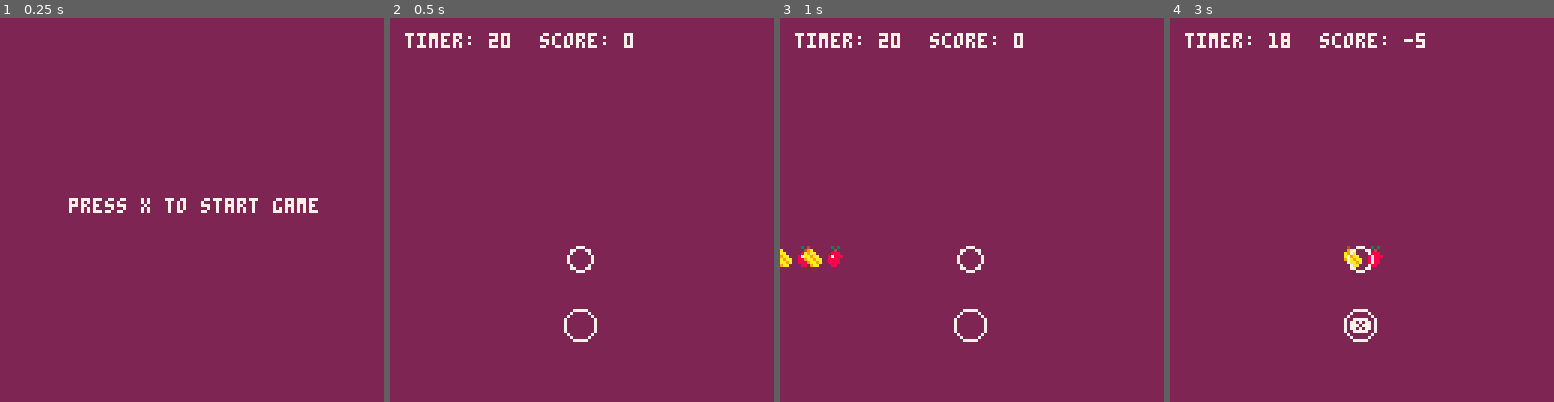
Above: before the commit, frames 1-4 (left to right).
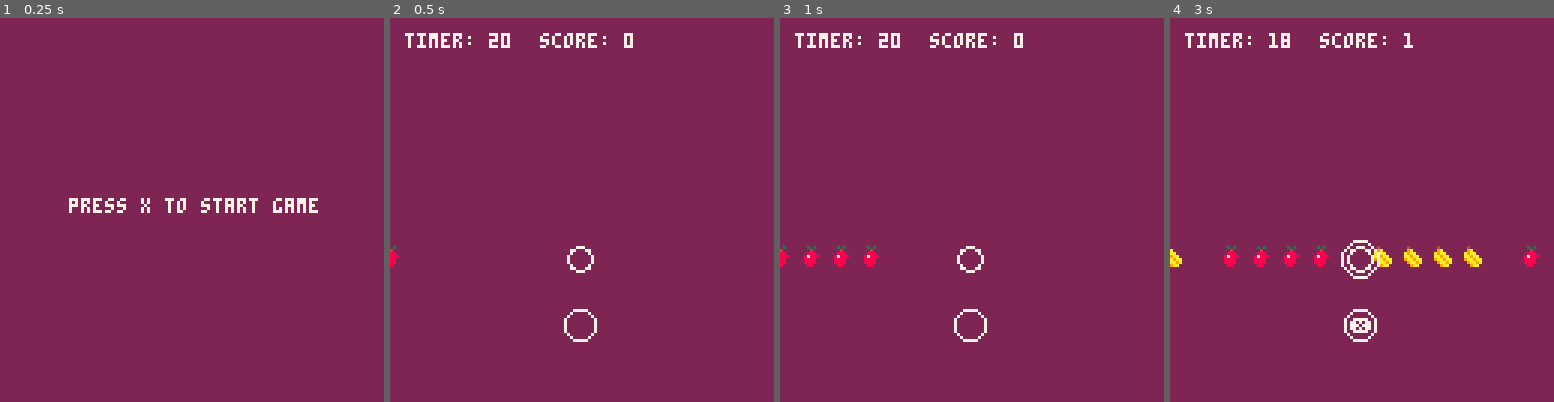
Above: after the commit, the same moments.

Repository: Dropboy/musical_fruit
Game: PICO-8 cartridge musical_fruit.p8
Same seed, same stepped clock (60 frames per second), same inputs: the game is played once before the commit and once after it.
Inputs:
- Up to frame 1 (0.25 s): no input
- Up to frame 2 (0.5 s): tap X (X key) at 0.33 s
- Up to frame 3 (1 s): no input
- Up to frame 4 (3 s): tap X (X key) at 1.07, 1.85, 2.97 s

Frame 1 is identical in both runs. In frame 2, less than 0.1% of the frame differs, in the area x 0-3%, y 59-65%; in frame 3, 0.6%; in frame 4, 1.8%, in the area x 0-97%, y 3-68%.

Commit message:
Working on creating full level beat
Edited the beat building function to create 4 beats per loop, as well as other small adjustments

Diff:
--- a/musical_fruit.p8
+++ b/musical_fruit.p8
@@ -2,14 +2,10 @@
 version 41
 __lua__
 
-timer = 21
-actual_time = 1200
-
-buttpress = false
-
-level = "bbbbbbbb"
+level = "babababababababa"
 
 function _init()
+ music(0)
  beat={}
  beat.h = 8
  beat.w = 8
@@ -21,11 +17,17 @@
  beat.alive = true
  beat.gap = 0
 
- score = 0
-
  build_beat(level)
 
  mode = "start"
+
+ timer = 21
+ actual_time = 1200
+
+ score = 0
+
+ buttpress = false
+
 end
 
 function build_beat(lvl)
@@ -42,17 +44,23 @@
    j+=1
    chr=sub(lvl,i,i)
    if chr == "b" then
-    last = "b"
-    add(beat_x, ( (j-1) + -10 ) * ( beat.w + 2 ) )
-    add(beat_y, 76 + flr ( (j-1) / 11 ) * ( beat.h + 2 ) )
-    add(beat_v, true)
-    add(beat_s, 1)
+    for i = 1,4 do
+     j+=1
+     last = "b"
+     add(beat_x, ( (j-1) - 40 ) * ( beat.w + 2 ) )
+     add(beat_y, 76)
+     add(beat_v, true)
+     add(beat_s, 1)
+    end
    else if chr == "a" then
-    last = "a"
-    add(beat_x, ( (j-1) + -10 ) * ( beat.w + 2 ) )
-    add(beat_y, 76 + flr ( (j-1) / 11 ) * ( beat.h + 2 ) )
-    add(beat_v, true)
-    add(beat_s, 2)
+    for i = 1,4 do
+     j+=1
+     last = "a"
+     add(beat_x, ( (j-1) - 40 ) * ( beat.w + 2 ) )
+     add(beat_y, 76 )
+     add(beat_v, true)
+     add(beat_s, 2)
+    end
    end
    end
   end
@@ -61,6 +69,7 @@
 function _update60()
  timerandcountdown()
 	if mode == "start" then
+  _init()
   draw_start()
   if btnp(❎) then
    mode = "game"
@@ -72,9 +81,7 @@
  elseif mode == "gameover" then
   if btnp(❎) then
    _init()
-   mode = "start"
-   timer = 21
-   actual_time = 1200
+   music(-1)
   end
  end
 end
@@ -84,6 +91,7 @@
  if btn(❎) then
   buttpress = true
   print("❎",60,100,7)
+  circ(63,80,6,7)
  else
   buttpress = false
  end
@@ -118,10 +126,10 @@
  -- draw beats
  for i=1,#beat_x do
   if beat_v[i] == true then
-  spr(beat_s[i],beat_x[i],beat_y[i],beat_x[i]+beat.h,beat_x[i]+beat.w)
+  spr(beat_s[i],beat_x[i],beat_y[i])
    -- beat looping if not hit
    if beat_x[i] > 128 then
-    beat_x[i] = -4
+    beat_v[i] = false
    end
    -- beat hit range
    if beat_x[i] >= 59 and beat_x[i] <= 65 and btn(❎) then
@@ -131,8 +139,6 @@
    -- incorrect beat hit
    else if beat_x[i] >= 65 and btn(❎) then
     sfx(4)
-    score -= 1
-    beat_v[i] = false
    end
    end
   end
Not shown, changed: the music (__music__) section of musical_fruit.p8
Not shown, changed: the sound effects (__sfx__) section of musical_fruit.p8
